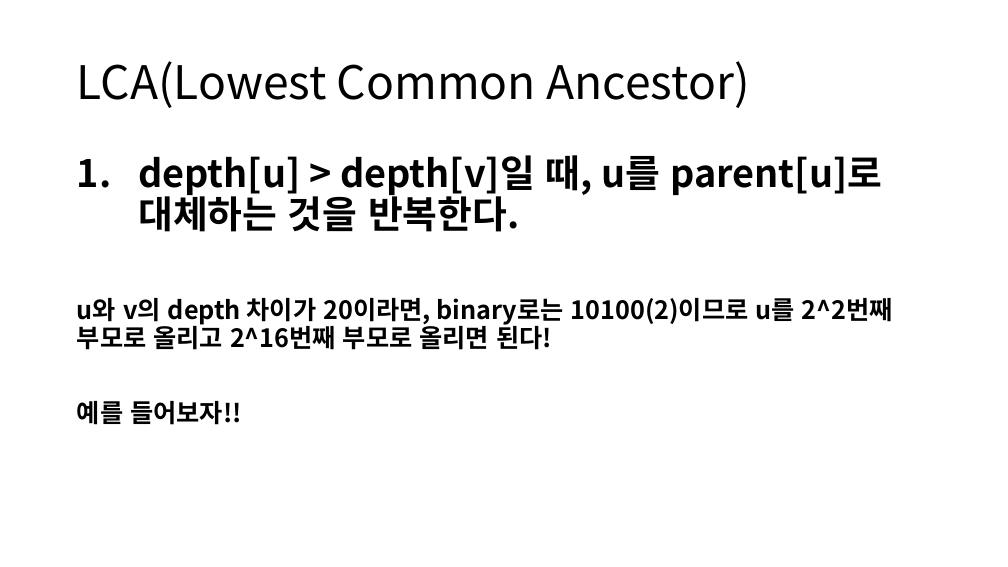
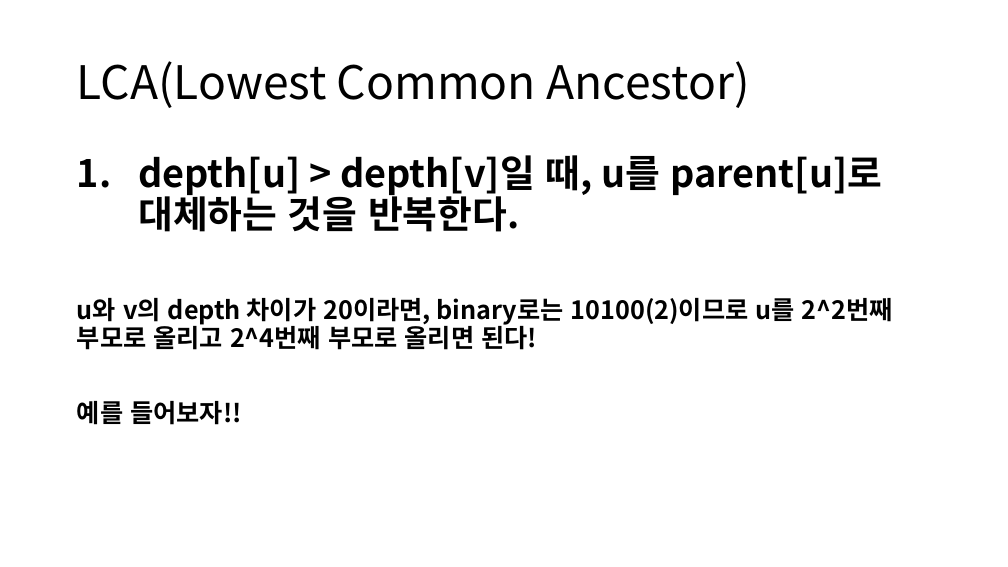
Before and after one commit to ALGOSOPT/algosopt, a slide deck: slide 15 of Chapter24/Lazy Propagation and LCA.pptx. Drawn at 1008x567 pixels with LibreOffice and Linux fonts; fonts in the diff are those of the drawing. Boxes give left, top, right and bottom in pixels: in the first picture for what was removed or moved away, otherwise in the second. Text is boxed around its words. In the diff, an @@ line names an element or a change of style, - is before the commit and + after.

```diff
--- a/Chapter24/Lazy Propagation and LCA.pptx
+++ b/Chapter24/Lazy Propagation and LCA.pptx
@@ text at bbox=[77, 298, 893, 350]: text changed @@
-u와 v의 depth 차이가 20이라면, binary로는 10100(2)이므로 u를 2^2번째 부모로 올리고 2^16번째 부모로 올리면 된다!
+u와 v의 depth 차이가 20이라면, binary로는 10100(2)이므로 u를 2^2번째 부모로 올리고 2^4번째 부모로 올리면 된다!
```
Also in this commit, not shown: 2 other files.
